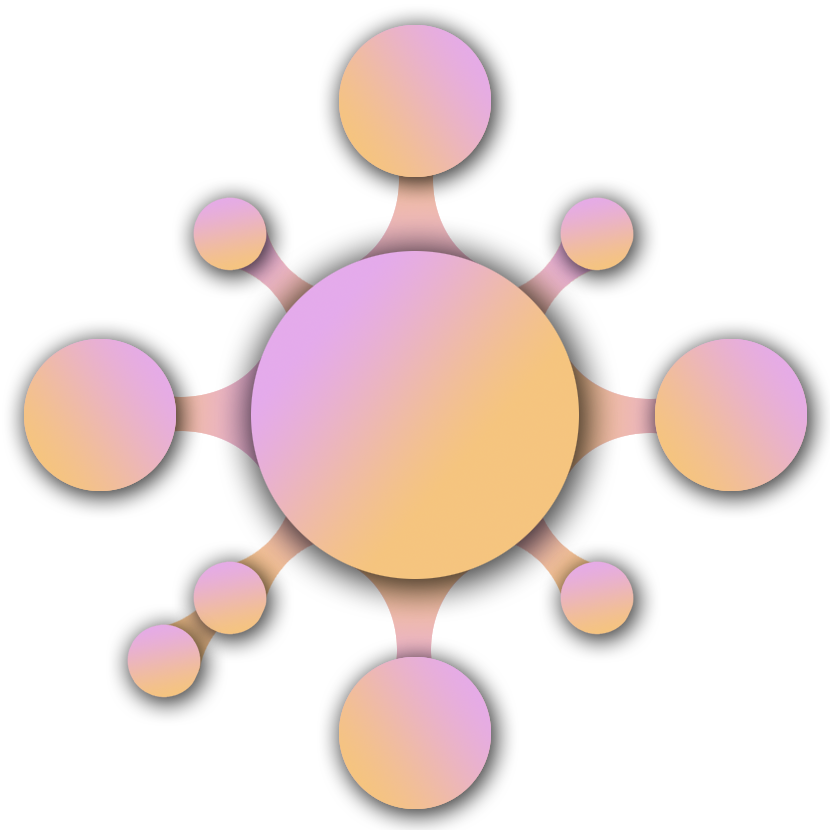
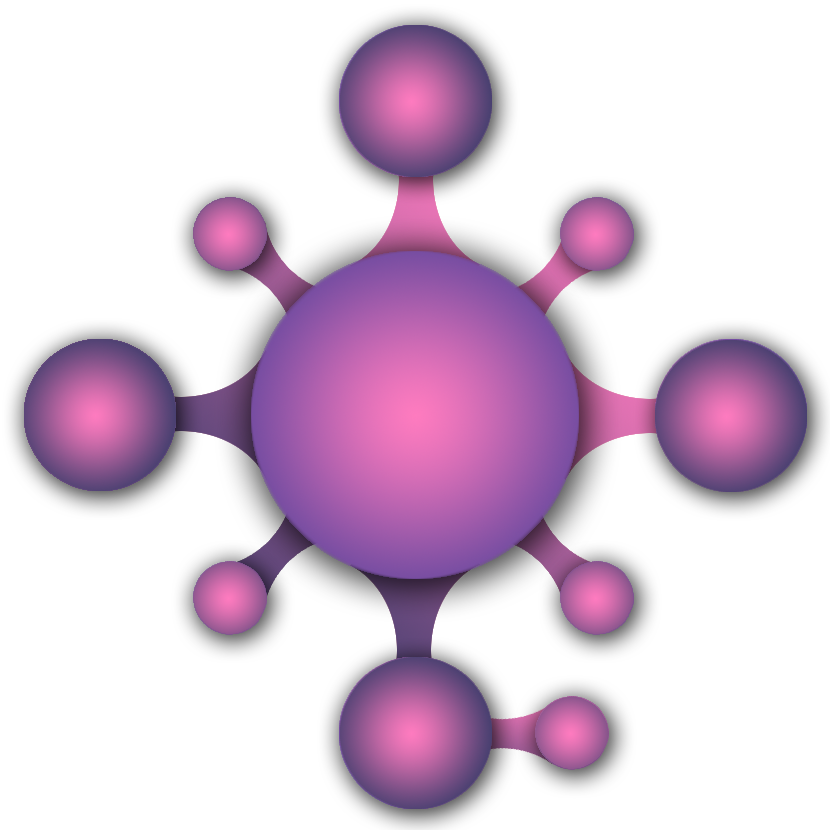
Revision of a layered 830px x 830px image; what changed, layer by layer:
painted on "Слой 0" over [251, 251, 579, 579]
hid "Слой 2 копия 12", painted on it over [127, 624, 201, 698]
showed "Слой 2 копия 11", painted on it over [535, 696, 609, 770]
removed layer "Слой 2 копия 10" over [560, 561, 634, 635]
removed layer "Слой 2 копия 9" over [193, 561, 267, 635]
removed layer "Слой 2 копия 8" over [193, 197, 267, 271]
painted on "Слой 2 копия 7" over [193, 197, 634, 635]
painted on "Слой 2 копия 3" over [24, 25, 807, 809]
removed layer "Слой 2 копия 2" over [339, 657, 491, 809]
removed layer "Слой 2 копия" over [655, 339, 807, 491]
removed layer "Слой 2" over [339, 25, 491, 177]
hid "Слой 3", painted on it over [157, 578, 245, 671]
showed "Слой 4", painted on it over [409, 678, 560, 788]
painted on "Слой 1 копия" over [221, 221, 609, 610]
painted on "Слой 1" over [112, 111, 719, 719]
